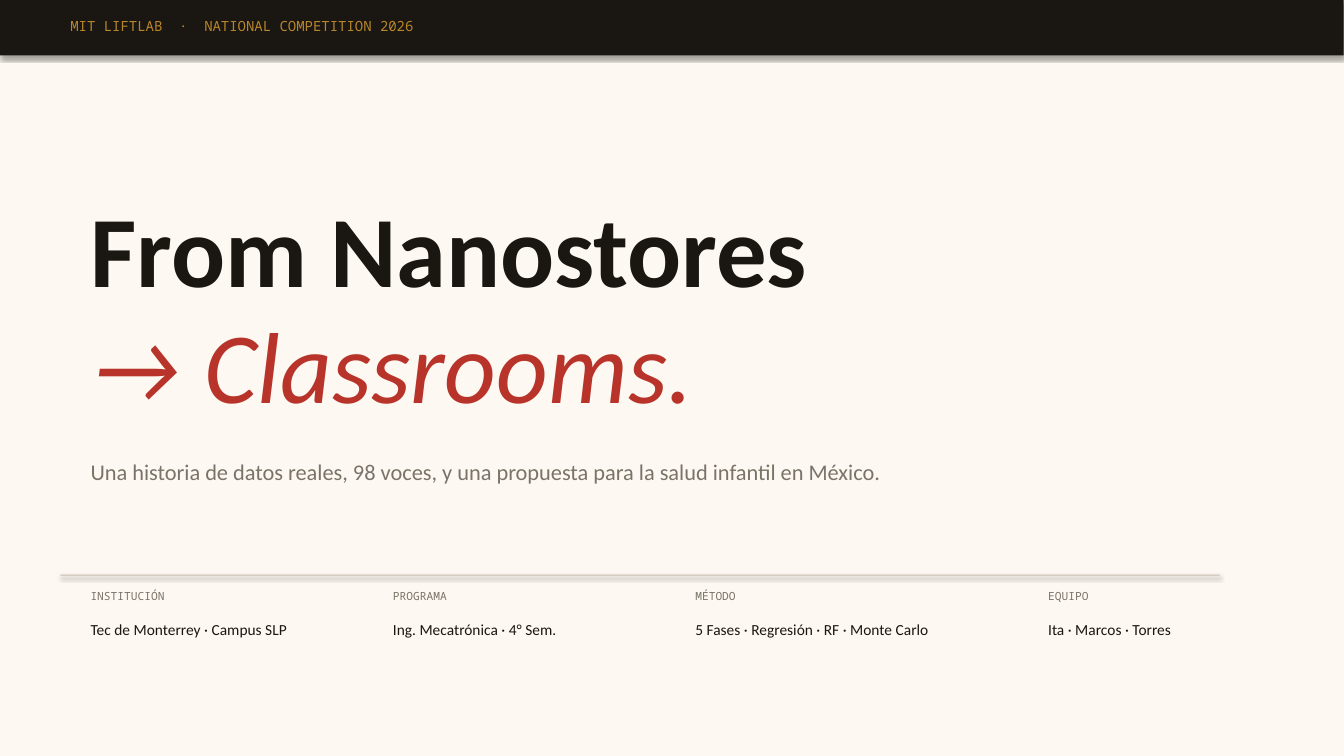
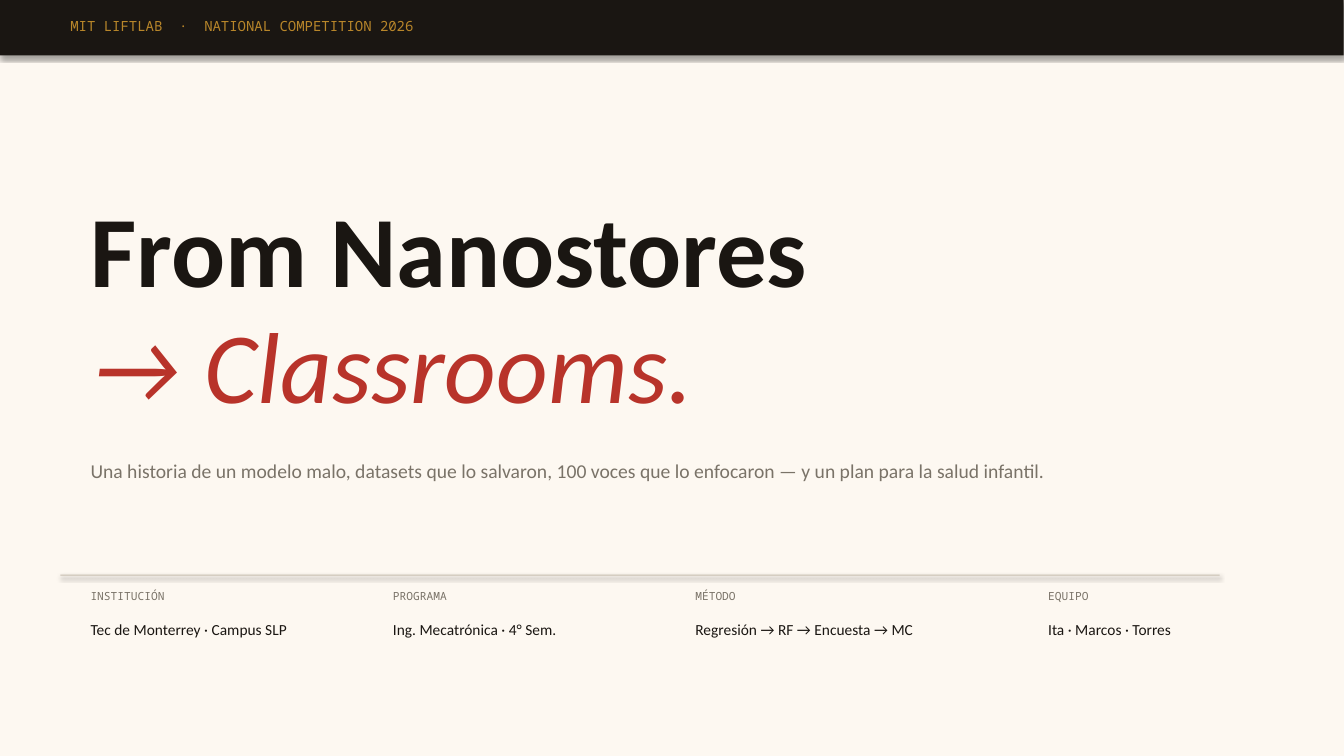
Before and after one commit to torrescarlos021/mit-liftlab-2026, a slide deck: slide 1 of mit-liftlab-2026/MIT_LiftLab_2026_Storytelling.pptx. Drawn at 1344x756 pixels with LibreOffice and Linux fonts; fonts in the diff are those of the drawing. Boxes give left, top, right and bottom in pixels: in the first picture for what was removed or moved away, otherwise in the second. Text is boxed around its words. In the diff, an @@ line names an element or a change of style, - is before the commit and + after.

```diff
--- a/mit-liftlab-2026/MIT_LiftLab_2026_Storytelling.pptx
+++ b/mit-liftlab-2026/MIT_LiftLab_2026_Storytelling.pptx
@@ text at (x1=91, y1=464, x2=1044, y2=481): text changed; size 16 to 14 pt @@
-Una historia de datos reales, 98 voces, y una propuesta para la salud infantil en México.
+Una historia de un modelo malo, datasets que lo salvaron, 100 voces que lo enfocaron — y un plan para la salud infantil.
@@ text at (x1=695, y1=624, x2=913, y2=638): text changed @@
-5 Fases · Regresión · RF · Monte Carlo
+Regresión → RF → Encuesta → MC
```
Also in this commit, not shown: 6 other slides changed, 3 slides added, 3 slides removed, 1 other file.
